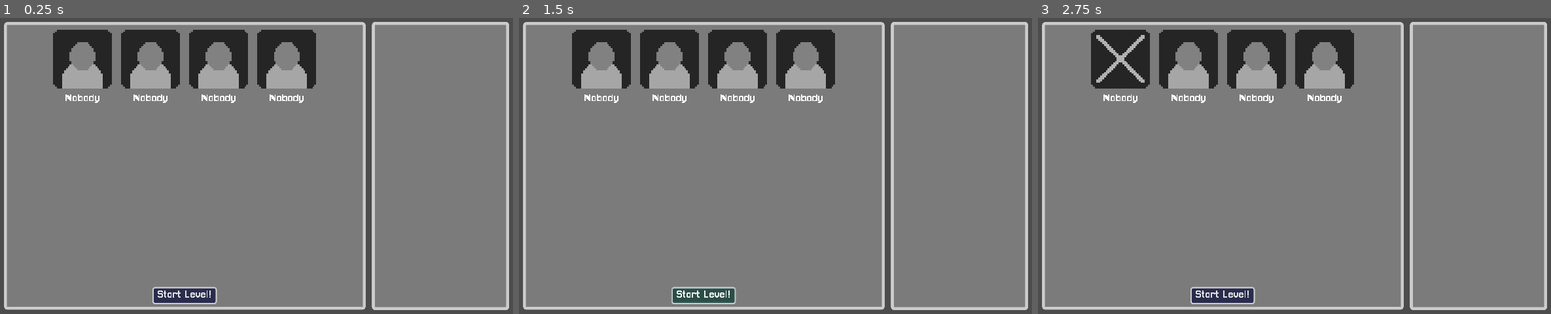
Above: before the commit, frames 1-3 (left to right).
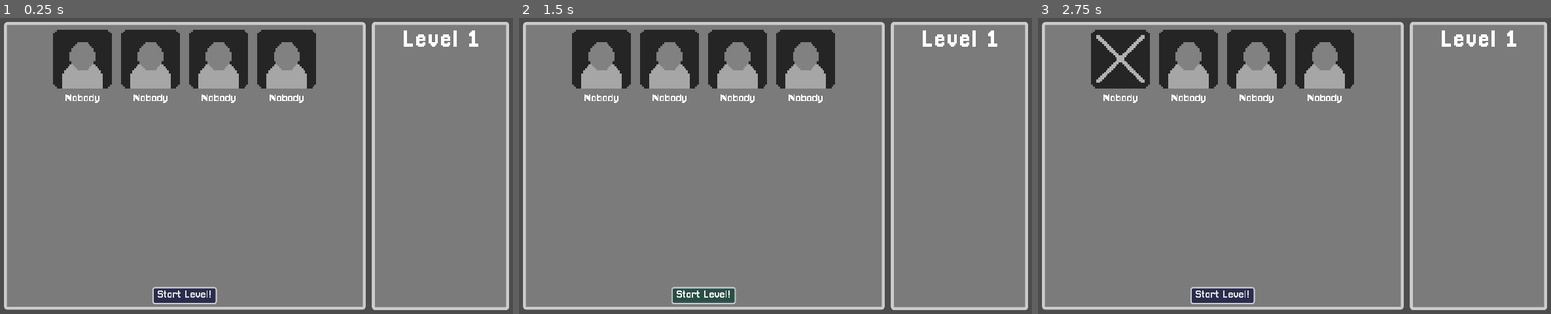
Above: after the commit, the same moments.

Repository: pastra98/DriveMeInsane
Game: Godot game, scene res://gui/before_level/BeforeLevel.tscn
Same seed, same stepped clock (60 frames per second), same inputs: the game is played once before the commit and once after it. This scene is started directly instead of the project's main scene.
Inputs (mouse positions are in pixels of both pictures, inside the frame that each line leads up to):
- Up to frame 1 (0.25 s): no input
- Up to frame 2 (1.5 s): click "Start Level!" at 0.5 s; click "Start Level!" at 1.25 s
- Up to frame 3 (2.75 s): click (1120, 59) at 2.02 s

The runs differ from the first frame. In frame 1, 0.3% of the frame differs, in the area x 78-94%, y 4-10%; in frame 2, 0.3%; in frame 3, 0.3%.
Error in both runs: Invalid get index 'unlocked_passengers' (on base: 'null instance'). (res://gui/gui_manager.gd:8)

Commit message:
implement stars in level over

Diff:
--- a/src/gui/before_level/BeforeLevel.tscn
+++ b/src/gui/before_level/BeforeLevel.tscn
@@ -1,7 +1,8 @@
-[gd_scene load_steps=3 format=2]
+[gd_scene load_steps=4 format=2]
 
 [ext_resource path="res://gui/before_level/passenger_picker/PassengerPicker.tscn" type="PackedScene" id=1]
 [ext_resource path="res://gui/theme/pixel_theme.tres" type="Theme" id=2]
+[ext_resource path="res://gui/fonts/pixellari_48.tres" type="DynamicFont" id=3]
 
 [node name="BeforeLevel" type="Control"]
 anchor_right = 1.0
@@ -34,3 +35,10 @@
 margin_bottom = 544.0
 size_flags_horizontal = 3
 size_flags_vertical = 3
+
+[node name="LvlName" type="Label" parent="LevelInfo/Panel/VBoxContainer"]
+margin_right = 240.0
+margin_bottom = 48.0
+custom_fonts/font = ExtResource( 3 )
+text = "Level 1"
+align = 1
--- a/src/gui/game_over/GameOver.tscn
+++ b/src/gui/game_over/GameOver.tscn
@@ -1,9 +1,10 @@
-[gd_scene load_steps=5 format=2]
+[gd_scene load_steps=6 format=2]
 
 [ext_resource path="res://gui/game_over/game_over.gd" type="Script" id=1]
 [ext_resource path="res://gui/fonts/pixellari_24.tres" type="DynamicFont" id=2]
 [ext_resource path="res://gui/theme/pixel_theme.tres" type="Theme" id=3]
 [ext_resource path="res://gui/game_over/star_gray.png" type="Texture" id=4]
+[ext_resource path="res://audio/sounds/star.wav" type="AudioStream" id=5]
 
 [node name="GameOver" type="MarginContainer"]
 anchor_left = 0.5
@@ -95,6 +96,9 @@
 custom_fonts/font = ExtResource( 2 )
 text = "main menu"
 
+[node name="StarSound" type="AudioStreamPlayer" parent="."]
+stream = ExtResource( 5 )
+
 [connection signal="button_down" from="Panel/MarginContainer/VBoxContainer/NextLevel" to="." method="_on_NextLevel_button_down"]
 [connection signal="button_down" from="Panel/MarginContainer/VBoxContainer/Restart" to="." method="_on_Restart_button_down"]
 [connection signal="button_down" from="Panel/MarginContainer/VBoxContainer/MainMenu" to="." method="_on_MainMenu_button_down"]
--- a/src/gui/game_over/game_over.gd
+++ b/src/gui/game_over/game_over.gd
@@ -1,8 +1,8 @@
 extends MarginContainer
 
 var level_nr: int
+var achieved_stars: int
 
-onready var buttons: VBoxContainer
 onready var main = get_node("/root/Main")
 onready var level = get_node("/root/Main/Level")
 
@@ -11,19 +11,26 @@
     if not level_nr:
         print("Level must be setup before adding game over screen to tree")
         breakpoint
-    pass
+    # show stars, TODO: if really bored, can use tween and transform to make scale effect
+    for _s in achieved_stars:
+        yield(get_tree().create_timer(0.5), "timeout")
+        var star_tex = $"Panel/MarginContainer/VBoxContainer/Stars".get_child(_s)
+        star_tex.texture = load("res://gui/game_over/star.png")
+        $StarSound.play()
 
 
 func setup(lvl_nr: int, stars: int, next_lvl_unlock: bool, points: int):
+    achieved_stars = stars
     level_nr = lvl_nr
     # hide next level button if not unlocked
-    buttons = $"Panel/MarginContainer/VBoxContainer"
+    var buttons = $"Panel/MarginContainer/VBoxContainer"
     if not next_lvl_unlock:
         buttons.get_node("NextLevel").hide()
     # TODO: show text info etc based on lvl_passed
     var success = "completed" if stars > 0 else "failed"
     buttons.get_node("Text").text = "Lvl %s!" % success
     buttons.get_node("Points").text = str(points)
+
 
 
 func _on_NextLevel_button_down():
--- a/src/gui/gui_manager.gd
+++ b/src/gui/gui_manager.gd
@@ -20,6 +20,7 @@
 # ---------- PASSENGER PICKER ----------
 
 func add_passenger_picker(passenger_refs_arr: Array):
+    clear_control_children()
     var before_level = load("res://gui/before_level/BeforeLevel.tscn").instance()
     add_child(before_level) # needs to be caled b4 adding passengers
     before_level.get_node("PassengerPicker").add_passenger_cards(passenger_refs_arr)
Not shown, added: src/audio/sounds/star.wav.import
Not shown, changed: sources.md
Not shown, added: src/audio/sounds/star.wav
